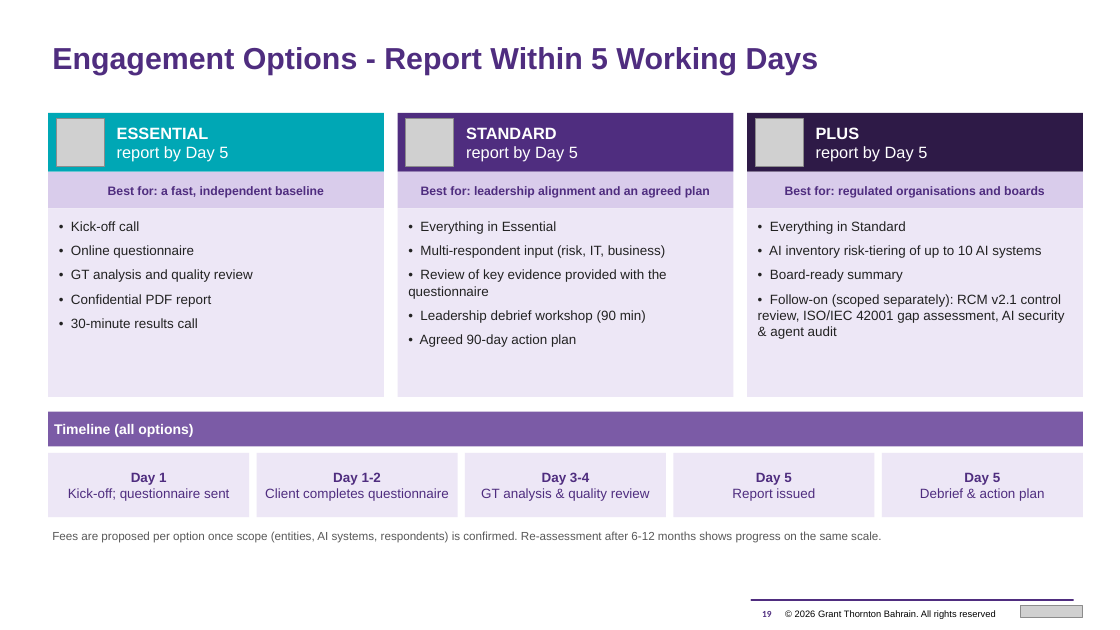
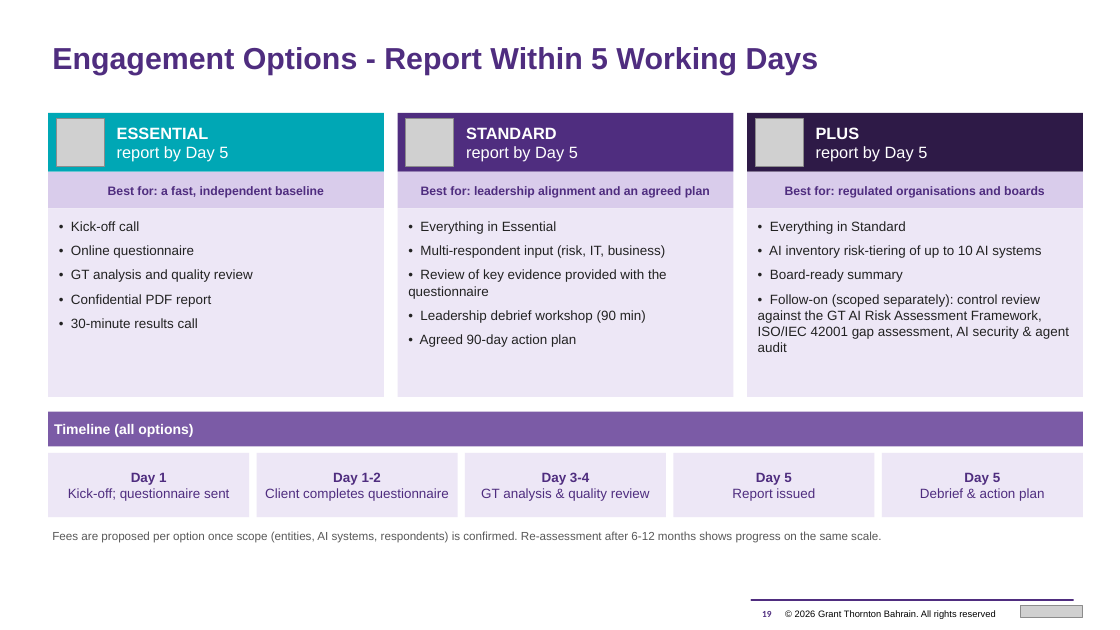
Before and after one commit to mahekdevangtrivedi-wq/GT-AI-Service-Line, a slide deck: slide 19 of 01_AI_Governance_Risk_Compliance/1.3_AI_Readiness_Assessment_Tool/GT_AI_Readiness_Assessment_Proposal.pptx. Drawn at 1120x630 pixels with LibreOffice and Linux fonts; fonts in the diff are those of the drawing; grey boxes stand for pictures. Boxes give left, top, right and bottom in pixels: in the first picture for what was removed or moved away, otherwise in the second. Text is boxed around its words. In the diff, an @@ line names an element or a change of style, - is before the commit and + after.

```diff
--- a/01_AI_Governance_Risk_Compliance/1.3_AI_Readiness_Assessment_Tool/GT_AI_Readiness_Assessment_Proposal.pptx
+++ b/01_AI_Governance_Risk_Compliance/1.3_AI_Readiness_Assessment_Tool/GT_AI_Readiness_Assessment_Proposal.pptx
@@ text at (758, 294, 1069, 352): text changed @@
-• Follow-on (scoped separately): RCM v2.1 control review, ISO/IEC 42001 gap assessment, AI security & agent audit
+• Follow-on (scoped separately): control review against the GT AI Risk Assessment Framework, ISO/IEC 42001 gap assessment, AI security & agent audit
```
Also in this commit, not shown: 3 other slides changed, 18 other files.
